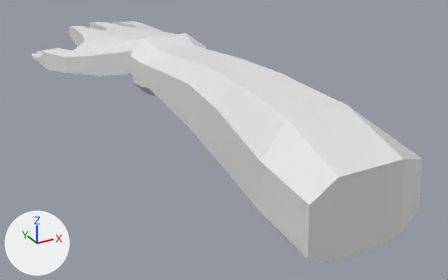
Two versions of the FBX model Assets/Models/Avatar/meshes/Right_Arm.fbx, one commit apart.
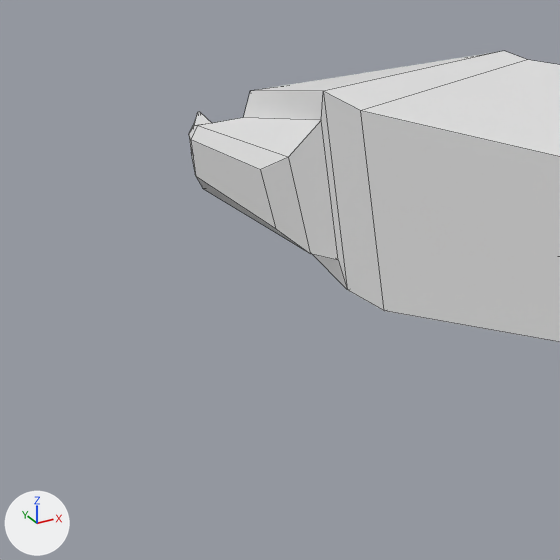
Each version is shown whole from a camera (50 mm lens) standing at (-0.741, -0.845, 0.61) and looking at (0.084, 0.656, -0.141), then close up on the part from 4% to 14% of the width and 15% to 32% of the height. Arrows for +X, +Y and +Z are at lower left; the lights stay in place. The close-ups show mesh edges as thin lines. Where no turn or scale is listed for an object, it has been applied to the vertices.

Script lines for the objects in view, before the commit:
```python
me_cube_003 = bpy.data.meshes.new('Cube.003')
me_cube_003.from_pydata(...)  # 316 vertices, 314 faces; spans x -0.3..0.18, y -1.26..0.6, z -0.09..0.17
ob_rightarmmesh = bpy.data.objects.new('RightArmMesh', me_cube_003)
ob_rightarmmesh.location = (0.0026, 1.1568, 0.0)
```
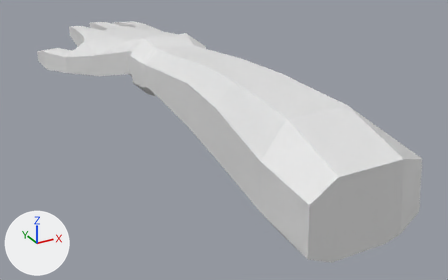
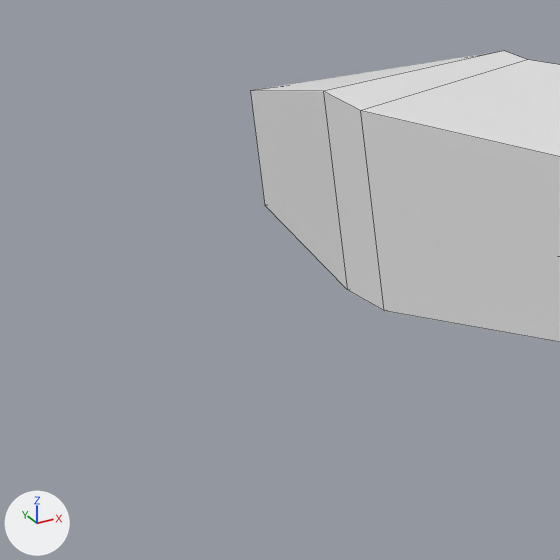
The newer file is also turned or shifted as a whole; pictures and numbers use the older file's frame.

Diff of the bpy script that builds the scene:
```diff
--- a/Assets/Models/Avatar/meshes/Right_Arm.fbx.py
+++ b/Assets/Models/Avatar/meshes/Right_Arm.fbx.py
@@ me_cube_003 @@
 # used by ob_rightarmmesh; location = (0.0026, 1.1568, 0.0)
-me_cube_003.from_pydata(...)  # 316 vertices, 314 faces; spans x -0.3..0.18, y -1.26..0.6, z -0.09..0.17
+me_cube_003.from_pydata(...)  # 292 vertices, 290 faces; spans x -0.28..0.18, y -1.26..0.6, z -0.09..0.17
+# me_cube_003 part 1
+# 24 vertices are removed from x -0.3..-0.28, y 0.15..0.32, z -0.03..0.01
+# 25 faces are deleted
+# 1 new face joins them
```

Changed parts and their boxes (x1, y1, x2, y2) in the close-ups (560 x 560 px):
'RightArmMesh', reshaped
    before: (189, 51, 560, 342)
    after: (251, 51, 560, 342)
part 1 of me_cube_003, cut back
    before: (189, 91, 347, 289)
    after: (251, 91, 347, 289)
